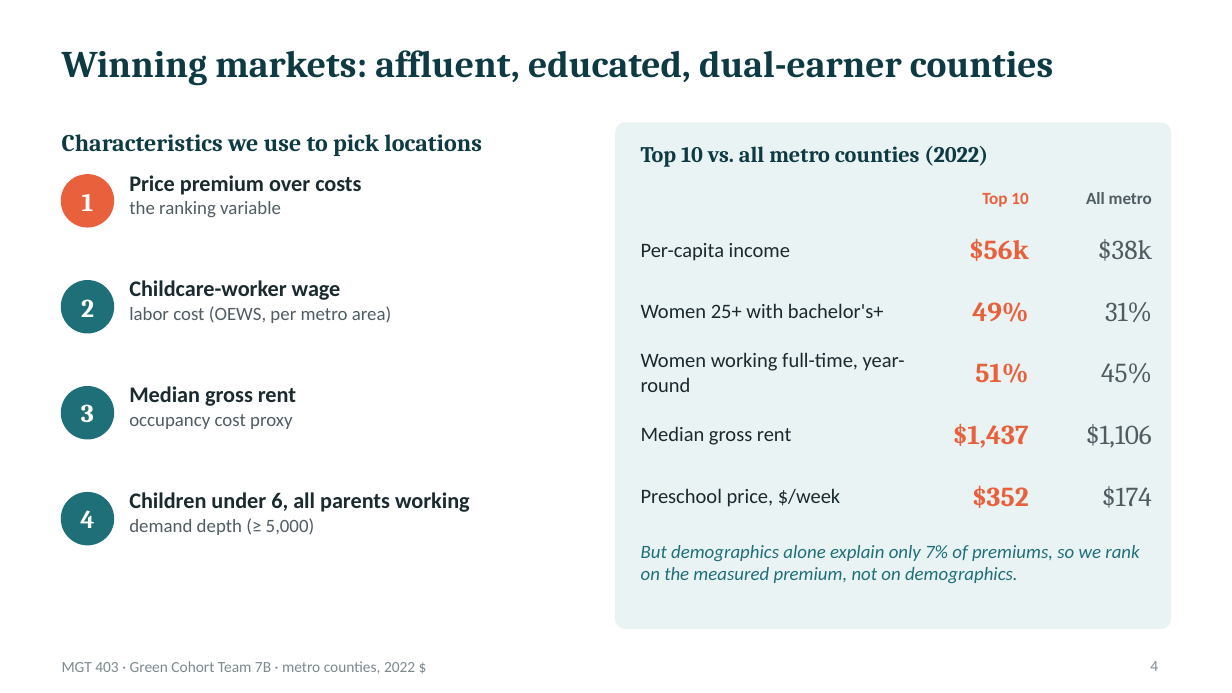
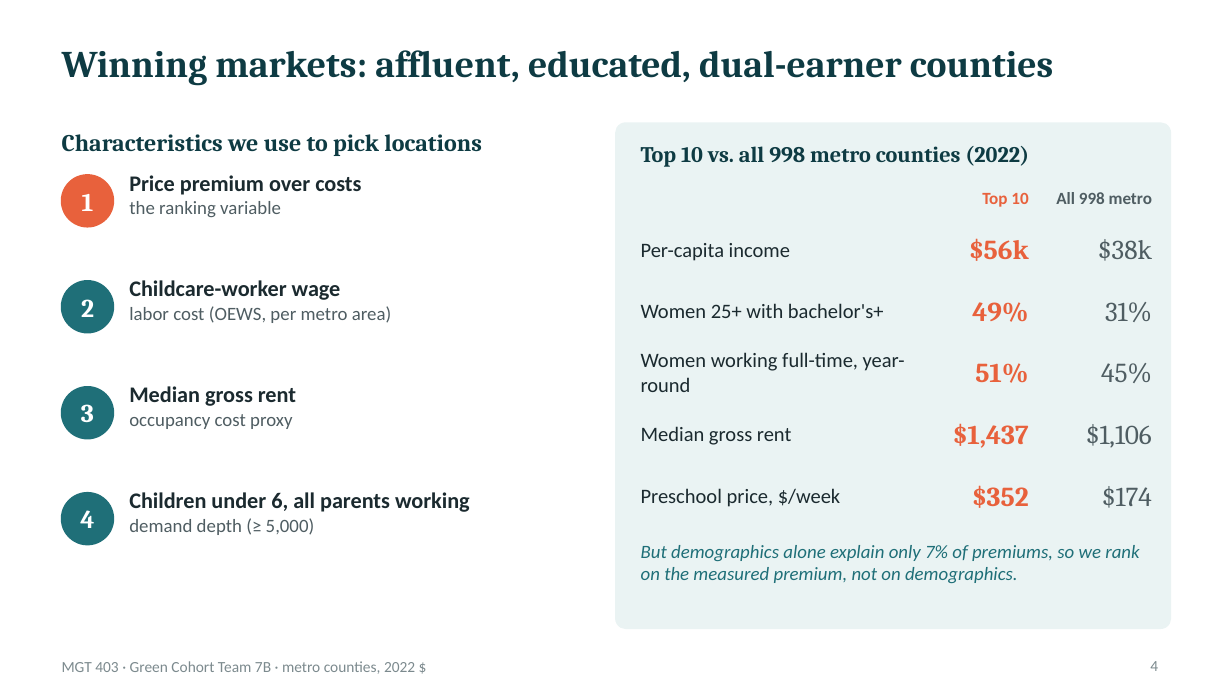
Before and after one commit to ignaciosanur/mgt403-childcare-project-green-cohort-7b, a slide deck: slide 4 of Final_Project_Slides.pptx. Drawn at 1232x693 pixels with LibreOffice and Linux fonts; fonts in the diff are those of the drawing. Boxes give left, top, right and bottom in pixels: in the first picture for what was removed or moved away, otherwise in the second. Text is boxed around its words. In the diff, an @@ line names an element or a change of style, - is before the commit and + after.

```diff
--- a/Final_Project_Slides.pptx
+++ b/Final_Project_Slides.pptx
@@ text at (x1=641, y1=146, x2=1029, y2=167): text changed @@
-Top 10 vs. all metro counties (2022)
+Top 10 vs. all 998 metro counties (2022)
@@ text at (x1=1056, y1=192, x2=1152, y2=204): text changed @@
-All metro
+All 998 metro
```
Also in this commit, not shown: 4 other slides changed, 8 other files.
